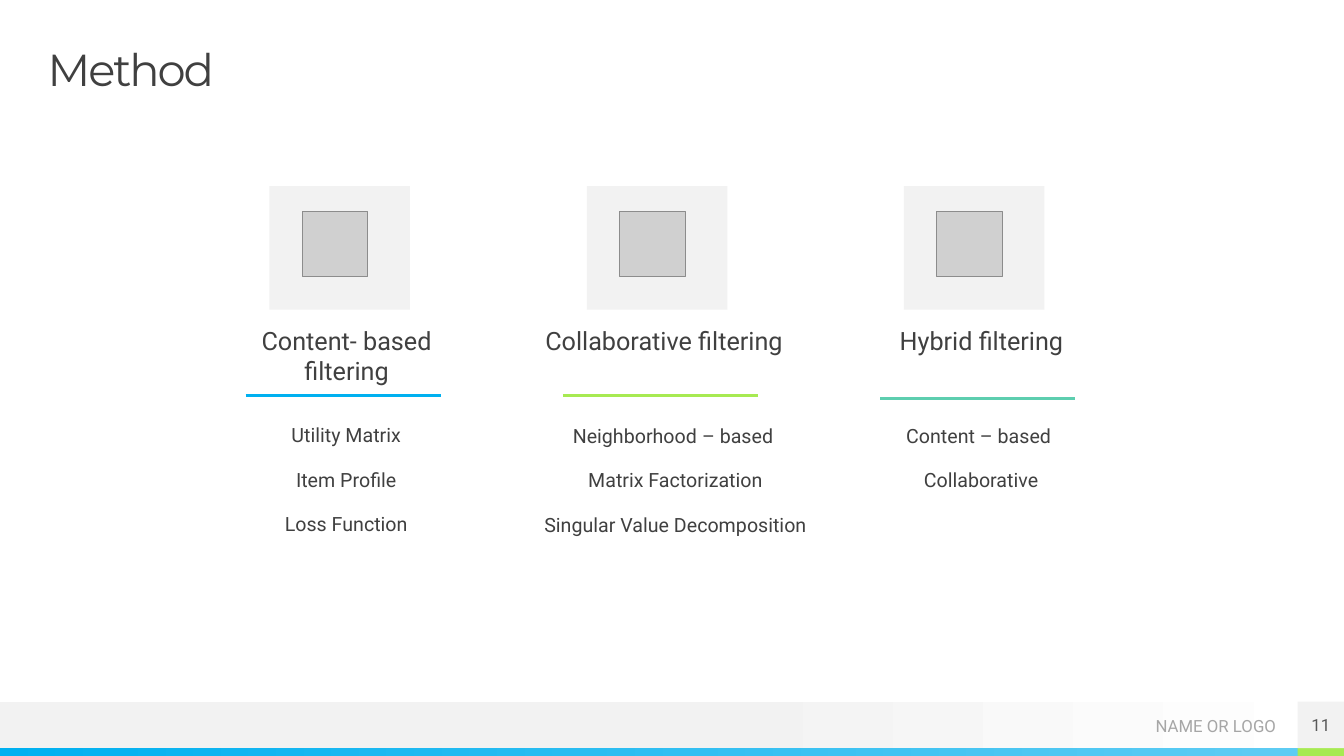
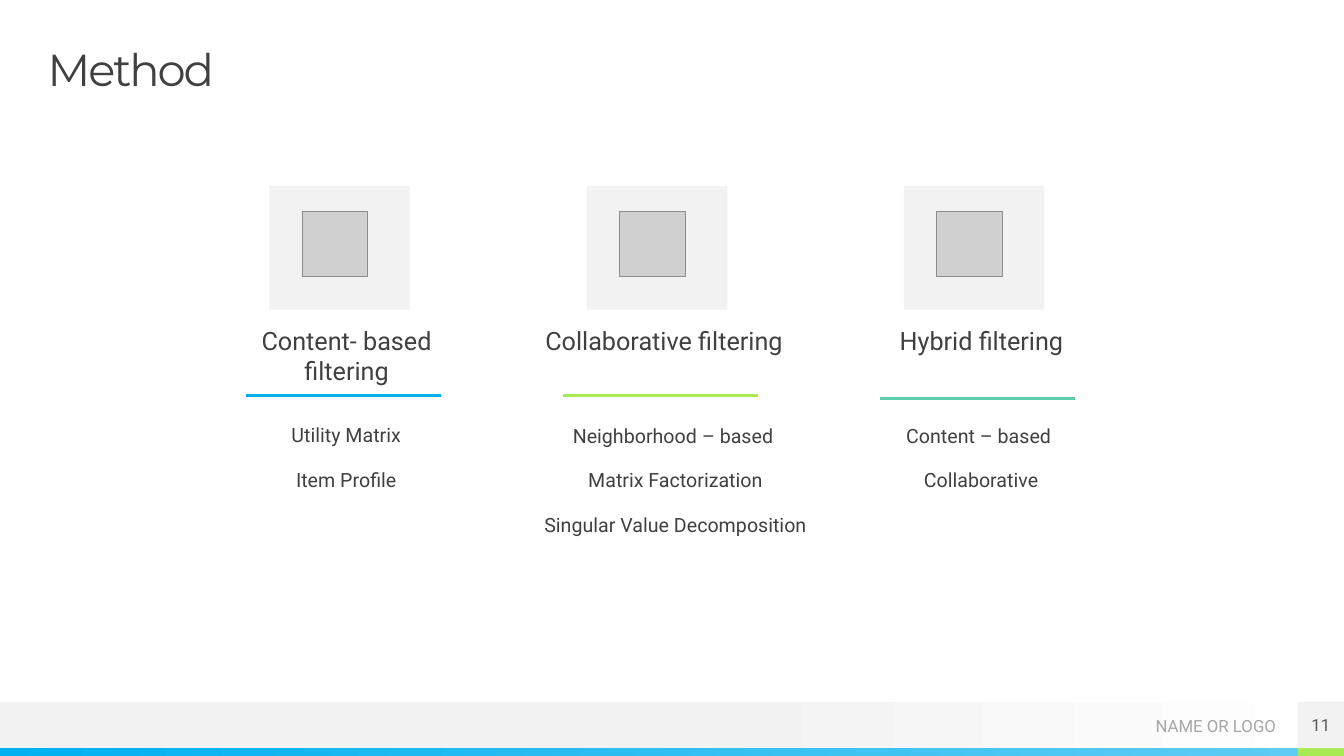
Before and after one commit to NguyenThuIT/MALE, a slide deck: slide 11 of Document/Recommender Systems.pptx. Drawn at 1344x756 pixels with LibreOffice and Linux fonts; fonts in the diff are those of the drawing; grey boxes stand for pictures. Boxes give left, top, right and bottom in pixels: in the first picture for what was removed or moved away, otherwise in the second. Text is boxed around its words. In the diff, an @@ line names an element or a change of style, - is before the commit and + after.

Commit message:
Update Slide

```diff
--- a/Document/Recommender Systems.pptx
+++ b/Document/Recommender Systems.pptx
@@ text at bbox=[285, 517, 408, 531]: paragraph removed @@
-Loss Function
```
